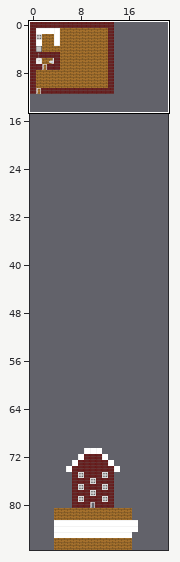
Two states of a Tiled map, assets/maps/home.tmx. The picture above shows the old version from afar; the outline marks the close-up.
Close-up. First the earlier version:
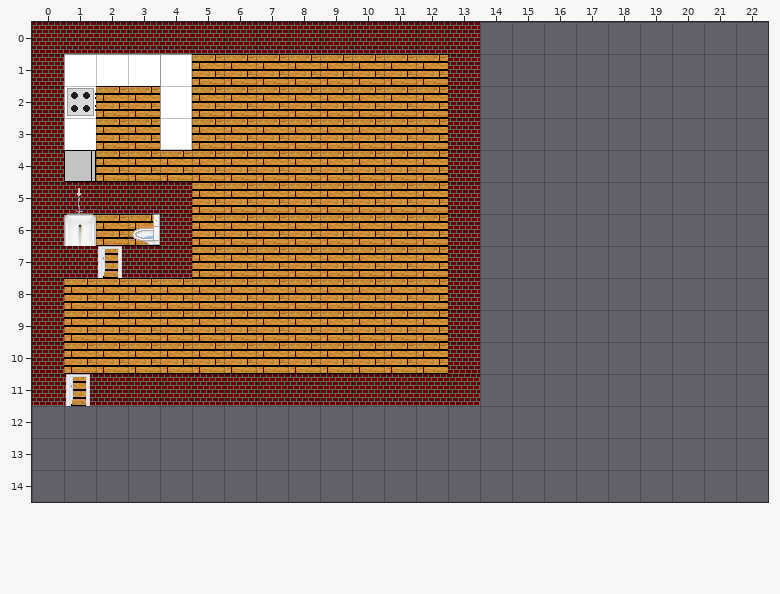
Cells are 32x32 px. Shown: x 0..22, y 0..14.
Once edited:
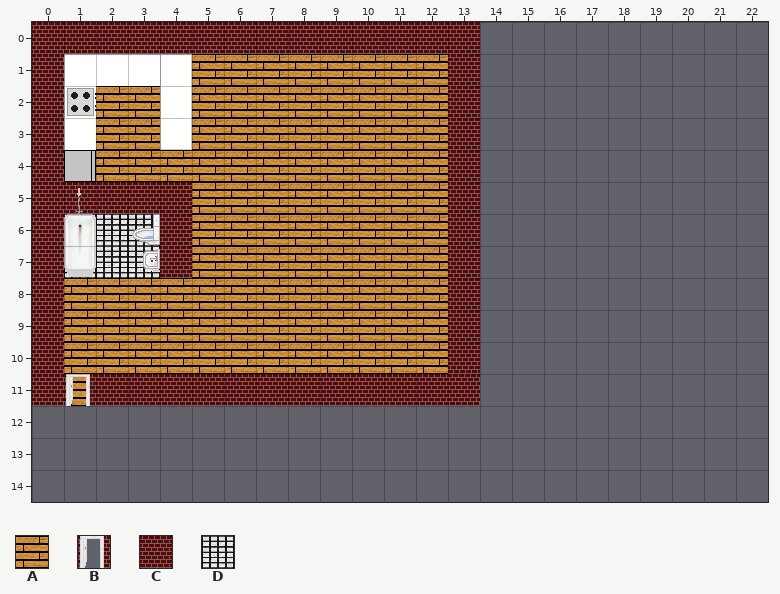
Key: from "home tileset": A 1, B 3, C 9, D 21.
_ is an empty cell.
Edits made:
Layer "floor":
Tile D is added in row 7 at x 1 and 3.
Tile D replaces tile A in row 6 at x 2 to 3; in row 7 at x 2.
Layer "wall_hidden1" (now hidden):
Tile B is removed in row 7 at x 2.
Tile C is removed in row 7 at x 1 and 3.
Changed places in both close-ups, as pixel boxes (x1, y1, x2, y2):
changed: (64, 214, 160, 278)
